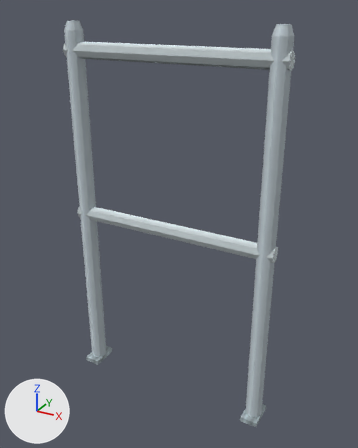
An edit to the glTF model assets/environment/pool/props/models/pool_guardrail_end.glb, drawn before and after from the same camera.
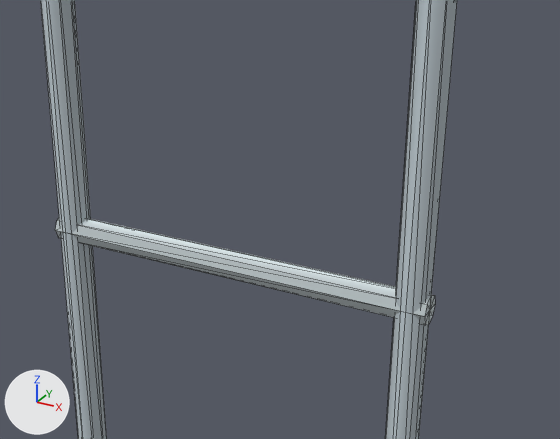
Old and new are each drawn whole from a 50 mm camera at (0.616, -1.065, 1.084) aimed at (0.02, 0.02, 0.542) and again close up on the part from 13% to 96% of the width and 20% to 72% of the height. Every picture has the same lights, and +X, +Y and +Z are marked at lower left. The last two pictures show the newer version. The close-ups show mesh edges as thin lines. Vertices at exactly the same position are counted once.

The older version as bpy lines, for what is in view:
```python
me_core_pool_guardrail_end = bpy.data.meshes.new('core_pool_guardrail_end')
me_core_pool_guardrail_end.from_pydata(...)  # 104 vertices, 184 faces; spans x -0.3..0.3, y -0.04..0.04, z 0.0..1.05
me_core_pool_guardrail_end.materials.append(mat_core_pool_guardrail_end_mat)
ob_core_pool_guardrail_end = bpy.data.objects.new('core_pool_guardrail_end', me_core_pool_guardrail_end)
ob_core_pool_guardrail_end.location = (0.0, 0.0, 0.0)
```
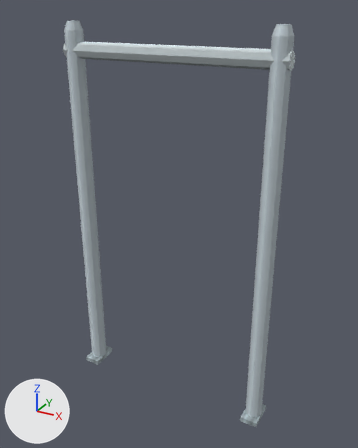
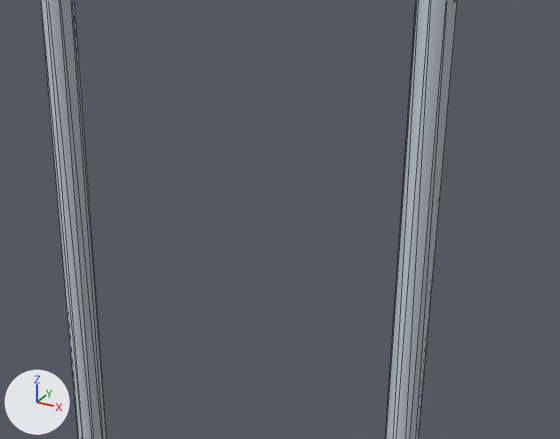
Location of each change, (x1, y1, x2, y2) in pixels of the close-ups (560 x 439 px):
part 1 of me_core_pool_guardrail_end, deleted
    before: (55, 218, 435, 325)

Diff of the bpy script that builds the scene:
```diff
--- a/assets/environment/pool/props/models/pool_guardrail_end.glb.py
+++ b/assets/environment/pool/props/models/pool_guardrail_end.glb.py
@@ me_core_pool_guardrail_end @@
 # used by ob_core_pool_guardrail_end; location = (0.0, 0.0, 0.0)
-me_core_pool_guardrail_end.from_pydata(...)  # 104 vertices, 184 faces; spans x -0.3..0.3, y -0.04..0.04, z 0.0..1.05
+me_core_pool_guardrail_end.from_pydata(...)  # 86 vertices, 152 faces; spans x -0.3..0.3, y -0.04..0.04, z 0.0..1.05
+# me_core_pool_guardrail_end part 1: the loose piece of 18 vertices spanning x -0.3..0.3, y -0.021..0.021, z 0.504..0.546 is deleted
 me_core_pool_guardrail_end.materials.append(mat_core_pool_guardrail_end_mat)
```
